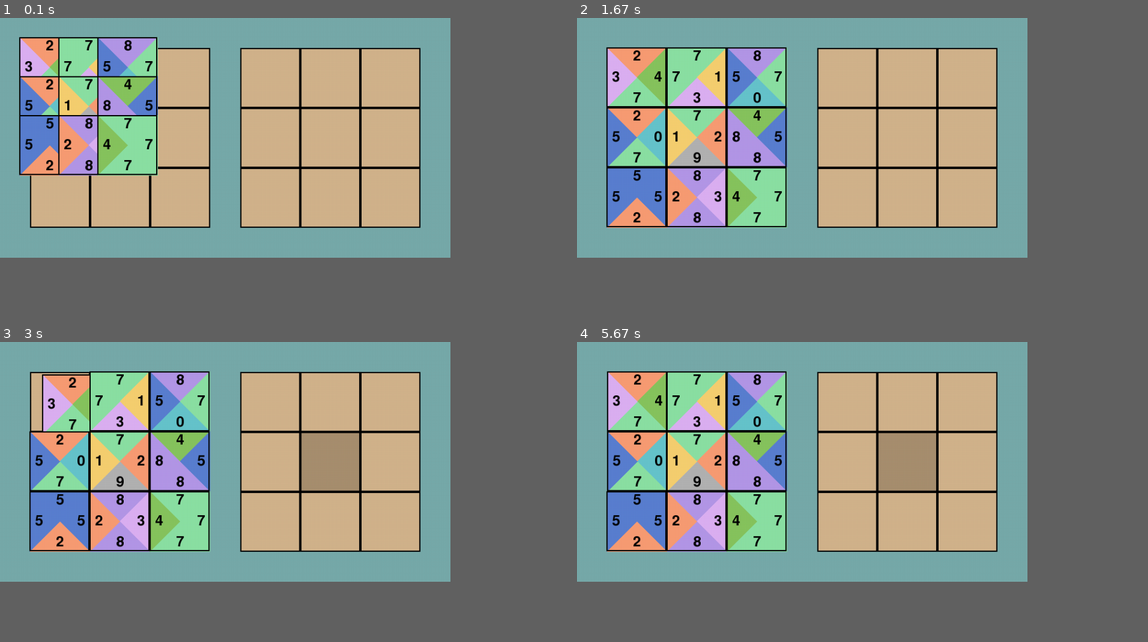
Above: before the commit, frames 1-4 (two rows, left to right).
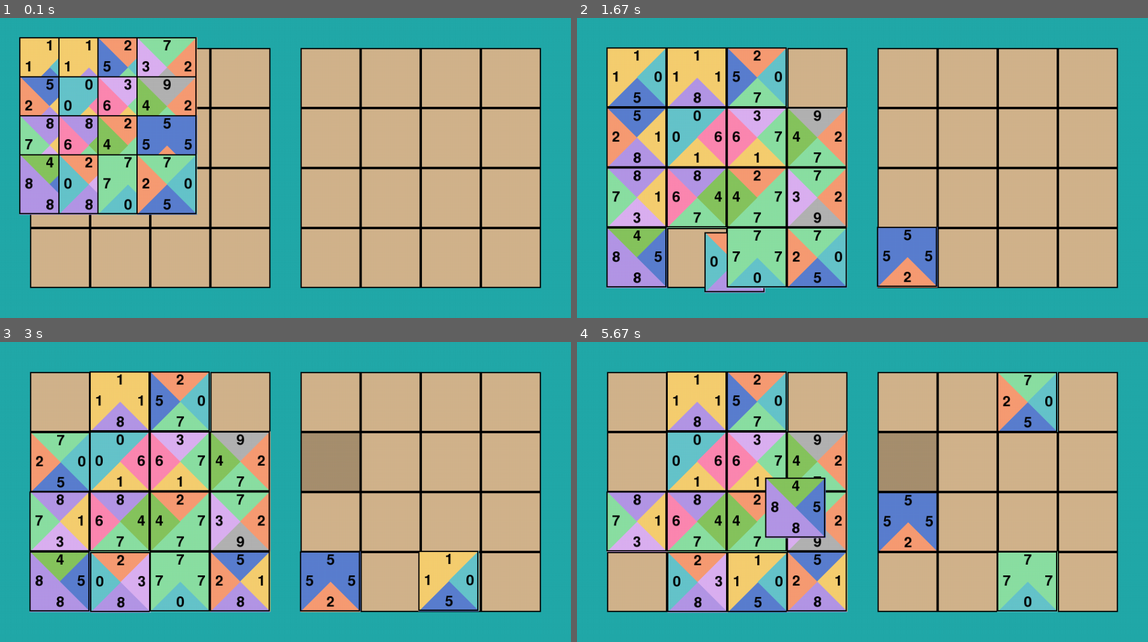
Above: after the commit, the same moments.

Repository: logan-a-richey/tetravex_pygame
Game: pygame game, started from run_game.py
Two runs of this game, one before a commit and one after it. Both use one fixed random seed, a clock stepped at 60 frames per second and the inputs below.
Inputs (mouse positions are in pixels of both pictures, inside the frame that each line leads up to):
- Up to frame 1 (0.1 s): no input
- Up to frame 2 (1.67 s): press the mouse at (816, 198) at 0.37 s; move the mouse to (828, 141) at 0.47 s; release the mouse at (839, 87) at 0.6 s; press the mouse at (816, 78) at 0.7 s; move the mouse to (862, 153) at 0.8 s; release the mouse at (902, 231) at 0.93 s; press the mouse at (1028, 198) at 1.03 s; move the mouse to (988, 162) at 1.13 s; release the mouse at (953, 126) at 1.27 s; press the mouse at (696, 258) at 1.37 s; move the mouse to (771, 267) at 1.47 s; release the mouse at (851, 276) at 1.6 s
- Up to frame 3 (3 s): press the mouse at (239, 582) at 1.7 s; move the mouse to (154, 534) at 1.8 s; release the mouse at (74, 483) at 1.93 s; press the mouse at (57, 402) at 2.03 s; move the mouse to (251, 501) at 2.13 s; release the mouse at (445, 600) at 2.27 s; press the mouse at (57, 402) at 2.37 s; move the mouse to (245, 432) at 2.47 s; release the mouse at (428, 465) at 2.6 s; press the mouse at (331, 522) at 2.7 s; move the mouse to (336, 486) at 2.8 s; release the mouse at (342, 450) at 2.93 s
- Up to frame 4 (5.67 s): press the mouse at (816, 402) at 3.03 s; move the mouse to (754, 447) at 3.13 s; release the mouse at (691, 495) at 3.27 s; press the mouse at (1028, 582) at 3.37 s; move the mouse to (896, 585) at 3.47 s; release the mouse at (765, 588) at 3.6 s; press the mouse at (908, 582) at 3.7 s; move the mouse to (919, 558) at 3.8 s; release the mouse at (931, 534) at 3.93 s; click (662, 381) at 4.05 s; press the mouse at (634, 462) at 4.37 s; move the mouse to (845, 423) at 4.47 s; release the mouse at (1056, 384) at 4.6 s; press the mouse at (965, 462) at 4.7 s; move the mouse to (1010, 498) at 4.8 s; release the mouse at (1050, 537) at 4.93 s; press the mouse at (1085, 582) at 5.03 s; move the mouse to (1062, 522) at 5.13 s; release the mouse at (1033, 462) at 5.27 s; press the mouse at (634, 582) at 5.37 s; move the mouse to (765, 516) at 5.47 s; release the mouse at (896, 450) at 5.6 s
The window is 710x378 before the commit and 900x473 after it. Grey fills any space a smaller window leaves; there, only what the larger window draws over its background counts as a difference.

The runs differ from the first frame. In frame 1, 63% of the frame differs, in the area x 0-95%, y 0-91%; in frame 2, 66%; in frame 3, 65%; in frame 4, 68%.

Commit message:
refactor and edit colors

Diff:
--- a/pygame_gui/click_box.py
+++ b/pygame_gui/click_box.py
@@ -10,6 +10,9 @@
         self.j = j
 
         self.color_fill = (210, 180, 140)
+        self.color_fill_hl = tuple([v * 0.8 for v in self.color_fill])
+        self.color_fill_cl = tuple([v * 0.6 for v in self.color_fill])
+
         self.color_border = (0, 0, 0)
 
         margin_offset = self.game.SPACING
@@ -21,13 +24,17 @@
             game.TILE_SIZE
         )
 
-        self.tile = None  # The tile currently on this square
+        # the tile currently on this square
+        self.tile = None
 
     def draw(self):
         mouse_over = self.rect.collidepoint(self.game.mouse_pos)
         color = self.color_fill
         if mouse_over:
-            color = tuple([v * 0.8 for v in self.color_fill]) if not self.game.mouse_down else tuple([v * 0.6 for v in self.color_fill])
+            if self.game.mouse_down:
+                color = self.color_fill_cl
+            else:
+                color = self.color_fill_hl
 
         pygame.draw.rect(self.game.screen, color, self.rect)
         pygame.draw.rect(self.game.screen, self.color_border, self.rect, width=2)
--- a/pygame_gui/game.py
+++ b/pygame_gui/game.py
@@ -15,7 +15,7 @@
         self.SCREEN_HEIGHT = self.BOARD_SIZE * self.TILE_SIZE + self.SPACING * 2
 
         self.screen = pygame.display.set_mode((self.SCREEN_WIDTH, self.SCREEN_HEIGHT))
-        pygame.display.set_caption("Tetravex Grids")
+        pygame.display.set_caption("Tetravex {} x {}".format(self.BOARD_SIZE, self.BOARD_SIZE))
 
         self.font = pygame.font.SysFont(None, 36)
         self.mouse_pos = (0, 0)
@@ -103,15 +103,22 @@
             else:
                 cb.tile = self.held_tile
         else:
-            # Invalid drop — snap back to origin
+            # Invalid drop: snap back to origin
             if self.held_tile_origin and not self.held_tile_origin.tile:
                 self.held_tile_origin.tile = self.held_tile
             else:
+                # TODO - debug
                 # Optional fallback: discard or hold
                 pass
 
         self.held_tile = None
         self.held_tile_origin = None
+
+        self.solution_check()
+
+    def solution_check(self):
+        # TODO
+        pass
 
     def handle_events(self):
         for event in pygame.event.get():
@@ -123,7 +130,7 @@
                 self.on_mouse_up()
 
     def draw(self):
-        self.screen.fill("#77aaaa")
+        self.screen.fill("#22aaaa")
         for grid_rows in self.grids.values():
             for row in grid_rows:
                 for cb in row:
@@ -141,4 +148,5 @@
             self.mouse_pos = pygame.mouse.get_pos()
             self.handle_events()
             self.draw()
+
         pygame.quit()
--- a/pygame_gui/legacy_version/square.py
+++ /dev/null
@@ -1,28 +0,0 @@
-# square.py
-
-import pygame
-
-class Square:
-    ''' single rect for tetravex grid '''
-    def __init__(self, game, grid=0, i=0, j=0, color=(100, 100, 100)):
-        self.game = game
-        self.grid = grid
-        self.i = i
-        self.j = j
-        self.color = color
-        self.border_color = (0, 0, 0)
-
-        # rect: x, y, width, height
-        self.rect = pygame.Rect(
-            (j * game.TILE_SIZE) + grid * (game.BOARD_SIZE * game.TILE_SIZE + game.SPACING),
-            i * game.TILE_SIZE,
-            game.TILE_SIZE,
-            game.TILE_SIZE
-        )
-
-    def update(self):
-        pass
-
-    def draw(self):
-        pygame.draw.rect(self.game.screen, self.color, self.rect)
-        pygame.draw.rect(self.game.screen, self.border_color, self.rect, width=2)
--- a/pygame_gui/legacy_version/tetravex_pygame.py
+++ /dev/null
@@ -1,197 +0,0 @@
-# tetravex_pygame.py
-
-import pygame
-import sys
-import random
-import time
-random.seed(time.time())
-
-from pygame_gui.square import Square
-from pygame_gui.tile import Tile
-
-class TetravexPygame:
-    def __init__(self, BOARD_SIZE=3):
-        pygame.init()
-
-        self.TILE_SIZE = 100
-        self.SPACING = 50
-        sh = (BOARD_SIZE + 1) * self.TILE_SIZE
-        sw = (BOARD_SIZE * 2 + 1) * self.TILE_SIZE
-
-        self.screen = pygame.display.set_mode((sw, sh))
-        pygame.display.set_caption("Tetravex")
-        self.font = pygame.font.SysFont(None, 36)
-
-        self.running = 0
-        self.last_tile = None
-        self.init_board(BOARD_SIZE)
-
-    def init_board(self, BOARD_SIZE):
-        self.BOARD_SIZE = BOARD_SIZE
-
-        self.left_grids = []
-        self.right_grids = []
-
-        # Use board as 2D grid [x][y], total width = 2 * BOARD_SIZE
-        self.board = [
-            [None for _ in range(self.BOARD_SIZE)] for _ in range(self.BOARD_SIZE * 2)
-        ]
-
-        self.clicks = []
-        self.is_solved = 0
-
-        for i in range(BOARD_SIZE ** 2):
-            mi = i // BOARD_SIZE
-            mj = i % BOARD_SIZE
-
-            rgb = (200, 200, 200)
-
-            sq1 = Square(self, 0, mi, mj, rgb)
-            sq2 = Square(self, 1, mi, mj, rgb)
-
-            n, e, s, w = [random.randint(0, 9) for _ in range(4)]
-            tile = Tile(self, mi, mj, n, e, s, w)
-
-            # Match edges with top/left neighbors for solvability
-            if mi > 0:
-                tile.n = self.board[mj][mi - 1].s
-            if mj > 0:
-                tile.w = self.board[mj - 1][mi].e
-
-            tile.i = mi
-            tile.j = mj
-
-            self.board[mj][mi] = tile  # store in left grid only
-
-            self.left_grids.append(sq1)
-            self.right_grids.append(sq2)
-
-        self.shuffle_tiles()
-
-    def shuffle_tiles(self):
-        # Flatten left grid tiles
-        left_tiles = [
-            self.board[x][y]
-            for x in range(self.BOARD_SIZE)
-            for y in range(self.BOARD_SIZE)
-            if self.board[x][y] is not None
-        ]
-
-        # Shuffle them
-        random.shuffle(left_tiles)
-
-        # Put them back and update tile positions
-        idx = 0
-        for x in range(self.BOARD_SIZE):
-            for y in range(self.BOARD_SIZE):
-                tile = left_tiles[idx]
-                self.board[x][y] = tile
-                tile.j = x
-                tile.i = y
-                idx += 1
-
-    def get_coord(self, x, y):
-        my = y // self.TILE_SIZE
-
-        # LEFT grid
-        if 0 <= x < self.BOARD_SIZE * self.TILE_SIZE:
-            mx = x // self.TILE_SIZE
-            if 0 <= my < self.BOARD_SIZE:
-                return (mx, my)
-
-        # RIGHT grid
-        offset = self.BOARD_SIZE * self.TILE_SIZE + self.SPACING  # Replace 100 with self.SPACING if defined
-        if offset <= x < offset + self.BOARD_SIZE * self.TILE_SIZE:
-            mx = (x - offset) // self.TILE_SIZE
-            if 0 <= my < self.BOARD_SIZE:
-                return (mx + self.BOARD_SIZE, my)
-
-        return None
-
-    def make_move(self, ai, aj, bi, bj):
-        tile_a = self.board[ai][aj]
-        tile_b = self.board[bi][bj]
-
-        # Swap tiles in the board
-        self.board[ai][aj], self.board[bi][bj] = tile_b, tile_a
-
-        # Update tile coordinates
-        if tile_a:
-            tile_a.j, tile_a.i = bi, bj
-        if tile_b:
-            tile_b.j, tile_b.i = ai, aj
-
-        res = self.solution_check()
-        if res:
-            self.is_solved = 1
-        else:
-            self.is_solved = 0
-
-    def solution_check(self):
-        return False
-
-    def update(self):
-        for event in pygame.event.get():
-            if event.type == pygame.QUIT:
-                self.running = 0
-
-            if event.type == pygame.MOUSEBUTTONDOWN:
-                pos = pygame.mouse.get_pos()
-                res = self.get_coord(pos[0], pos[1])
-                if res:
-                    self.clicks.clear()
-                    self.clicks.append(res)
-                    # grab tile
-                    self.last_tile = self.board[res[0]][res[1]]
-
-            if event.type == pygame.MOUSEBUTTONUP:
-                pos = pygame.mouse.get_pos()
-                res = self.get_coord(pos[0], pos[1])
-                if res:
-                    self.clicks.append(res)
-                    if len(self.clicks) == 2:
-                        move = [*self.clicks[0], *self.clicks[1]]
-                        print(move)
-                        self.make_move(*move)
-
-                self.clicks.clear()
-
-                # release tile
-                self.last_tile = None
-
-
-    def draw(self):
-        self.screen.fill("white")
-
-        for g in self.left_grids:
-            g.draw()
-        for g in self.right_grids:
-            g.draw()
-
-        # Draw from board
-        for x in range(self.BOARD_SIZE * 2):
-            for y in range(self.BOARD_SIZE):
-                tile = self.board[x][y]
-                if tile:
-                    if tile == self.last_tile:
-                        continue
-                    tile.update()
-                    tile.draw()
-
-        # Grabbed tile drawn on top, following mouse
-        if self.last_tile:
-            pos = pygame.mouse.get_pos()
-            self.last_tile.x = pos[0] - self.TILE_SIZE // 2
-            self.last_tile.y = pos[1] - self.TILE_SIZE // 2
-            self.last_tile.draw()
-
-        pygame.display.flip()
-
-    def run(self):
-        self.running = 1
-        while self.running:
-            self.update()
-            self.draw()
-
-        pygame.quit()
-        sys.exit()
--- a/pygame_gui/legacy_version/tile.py
+++ /dev/null
@@ -1,79 +0,0 @@
-# tile.py
-import pygame
-from random import randint
-
-import pygame
-from random import randint
-
-COLORS = {
-    0: '#66c5cc',
-    1: '#f6cf71',
-    2: '#f89c74',
-    3: '#dcb0f2',
-    4: '#87c55f',
-    5: '#5b80d0',
-    6: '#fe88b1',
-    7: '#8be0a4',
-    8: '#b497e7',
-    9: '#b3b3b3'
-}
-
-TWEEN_SPEED = 0.1  # slow enough to see animation
-
-class Tile:
-    def __init__(self, game, i, j, n, e, s, w):
-        self.game = game
-        self.i = i
-        self.j = j
-        self.n = n
-        self.e = e
-        self.s = s
-        self.w = w
-
-        self.x = self.j * self.game.TILE_SIZE
-        self.y = self.i * self.game.TILE_SIZE
-        if self.j >= self.game.BOARD_SIZE:
-            self.x += self.game.TILE_SIZE + 100
-
-    def update(self):
-        if self == self.game.last_tile:
-            # grabbed tile is manually controlled
-            return
-
-        target_x = self.j * self.game.TILE_SIZE
-        if self.j >= self.game.BOARD_SIZE:
-            target_x += self.game.TILE_SIZE + 100
-        target_y = self.i * self.game.TILE_SIZE
-
-        self.x += (target_x - self.x) * TWEEN_SPEED
-        self.y += (target_y - self.y) * TWEEN_SPEED
-
-    def draw(self):
-        TS = self.game.TILE_SIZE
-        x = int(self.x)
-        y = int(self.y)
-
-        TL = (x, y)
-        TR = (x + TS, y)
-        BL = (x, y + TS)
-        BR = (x + TS, y + TS)
-        M  = (x + TS // 2, y + TS // 2)
-
-        pygame.draw.polygon(self.game.screen, COLORS[self.n], (M, TL, TR))
-        pygame.draw.polygon(self.game.screen, COLORS[self.e], (M, TR, BR))
-        pygame.draw.polygon(self.game.screen, COLORS[self.s], (M, BR, BL))
-        pygame.draw.polygon(self.game.screen, COLORS[self.w], (M, BL, TL))
-
-        # Draw border
-        pygame.draw.rect(self.game.screen, (0, 0, 0), (x, y, TS, TS), width=2)
-
-        # Draw numbers
-        self.draw_text_center(self.n, x + TS // 2, y + TS * 0.15)
-        self.draw_text_center(self.e, x + TS * 0.85, y + TS // 2)
-        self.draw_text_center(self.s, x + TS // 2, y + TS * 0.85)
-        self.draw_text_center(self.w, x + TS * 0.15, y + TS // 2)
-
-    def draw_text_center(self, value, cx, cy):
-        text = self.game.font.render(str(value), True, (0, 0, 0))
-        rect = text.get_rect(center=(cx, cy))
-        self.game.screen.blit(text, rect)
--- a/pygame_gui/tile.py
+++ b/pygame_gui/tile.py
@@ -7,6 +7,8 @@
 #COLORS = {}
 #for i in range(10):
 #    COLORS[i] = tuple([randint(100,200) for _ in range(3)])
+
+# pastel colors
 COLORS = {
     0: '#66c5cc',
     1: '#f6cf71',
@@ -37,10 +39,15 @@
 
     def draw(self):
         TS = self.game.TILE_SIZE
+
+        # relative pixel position of tile
         x = int(self.x)
         y = int(self.y)
+
+        # pixel center of tile
         M = (x + TS // 2, y + TS // 2)
 
+        # pixel corners of square
         TL = (x, y)
         TR = (x + TS, y)
         BL = (x, y + TS)
@@ -51,9 +58,10 @@
         pygame.draw.polygon(self.game.screen, COLORS[self.s], [M, BR, BL])
         pygame.draw.polygon(self.game.screen, COLORS[self.w], [M, BL, TL])
 
+        # tile border
         pygame.draw.rect(self.game.screen, (0, 0, 0), (x, y, TS, TS), width=2)
 
-        # Draw numbers
+        # draw numbers
         self.draw_text_center(self.n, x + TS // 2, y + TS * 0.15)
         self.draw_text_center(self.e, x + TS * 0.85, y + TS // 2)
         self.draw_text_center(self.s, x + TS // 2, y + TS * 0.85)
--- a/run_game.py
+++ b/run_game.py
@@ -4,7 +4,7 @@
 
 def main():
     print("[INFO] Running Pygame version!")
-    game = Game(3)
+    game = Game(4)
     game.run()
 
 if __name__ == "__main__":
